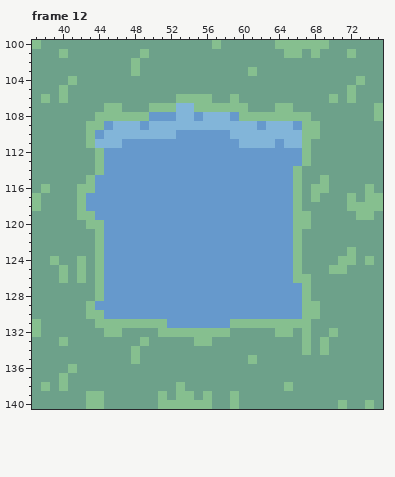
Pixel-art file, stored at maps/_tilesets/Overworld-edit2.aseprite. The first picture shows the starting point.
640x576 pixels, 12 frames. Colours within 5 levels of each other are drawn and written as one. Shown: frame 12: x 37..75, y 100..140. The commit also changed other frames or places, which this record leaves out.
After the commit:
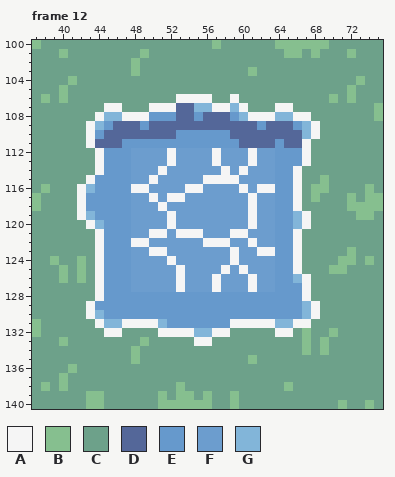
Palette (. is transparent): A #f5f5f5  B #86bf8f  C #6da18a  D #546799  E #6699cc  F #6c9dce  G #82b5d9
Changes in this commit:
Frame 12:
Colour A replaces colour B in row 106 at x 53 to 56 and 59; in row 107 at x 45 to 46, 50 to 52, 57 to 58, 60 and 64 to 65; in row 108 at x 44, 47 to 49, 61 to 63 and 66 to 67; in rows 109 to 110 at x 43 and 68; in row 111 at x 43 and 67; in rows 112 to 113 at x 44 and 67.
Colour A replaces colour B in row 114 at x 44 and 66; in row 115 at x 43 and 66; in rows 116 to 118 at x 42 and 66; in row 119 at x 42 and 67; in row 120 at x 43 and 67; in rows 121 to 125 at x 44 and 66.
Colour A replaces colour B in rows 126 to 128 at x 44 and 67; in rows 129 to 130 at x 43 and 68; in row 131 at x 44, 47 to 50, 59 to 63 and 66 to 67; in row 132 at x 45 to 46, 51 to 54, 57 to 58 and 64 to 65; in row 133 at x 55 to 56.
Colour A replaces colour E in rows 112 to 113 at x 52, 57 and 61; in row 114 at x 51, 58 and 60; in row 115 at x 50 and 56 to 59; in row 116 at x 48 to 49, 54 to 55, 60 and 62 to 63; in row 117 at x 50, 52 to 53 and 61; in row 118 at x 51 and 61.
Colour A replaces colour E in rows 119 to 120 at x 52 and 61; in row 121 at x 50 to 51, 53 to 55 and 59 to 60; in row 122 at x 48 to 49, 56 to 58 and 61; in row 123 at x 50 to 51, 59 and 62 to 63; in row 124 at x 52 and 59; in row 125 at x 53, 58 and 60.
Colour A replaces colour E in rows 126 to 127 at x 53, 57 and 61.
Colour D replaces colour G in row 107 at x 53 to 54; in row 108 at x 53 to 54 and 56 to 58; in row 109 at x 46 to 48, 50 to 61 and 63 to 65; in row 110 at x 45 to 52 and 59 to 66; in row 111 at x 44 to 46, 60 to 63 and 65 to 66.
Colour F replaces colour E in rows 112 to 113 at x 48 to 51, 53 to 56, 58 to 60 and 62 to 63; in row 114 at x 48 to 50, 52 to 57, 59 and 61 to 63; in row 115 at x 48 to 49, 51 to 55 and 60 to 63; in row 116 at x 50 to 53, 56 to 59 and 61; in row 117 at x 48 to 49, 51, 54 to 60 and 62 to 63; in row 118 at x 48 to 50, 52 to 60 and 62 to 63.
Colour F replaces colour E in rows 119 to 120 at x 48 to 51, 53 to 60 and 62 to 63; in row 121 at x 48 to 49, 52, 56 to 58 and 61 to 63; in row 122 at x 50 to 55, 59 to 60 and 62 to 63; in row 123 at x 48 to 49, 52 to 58 and 60 to 61; in row 124 at x 48 to 51, 53 to 58 and 60 to 63; in row 125 at x 48 to 52, 54 to 57, 59 and 61 to 63.
Colour F replaces colour E in rows 126 to 127 at x 48 to 52, 54 to 56, 58 to 60 and 62 to 63.
Colour G replaces colour B in row 107 at x 55 to 56 and 59; in row 108 at x 45 to 46, 60 and 64 to 65; in row 109 at x 44 and 67; in row 110 at x 67; in row 116 at x 43; in row 119 at x 43 and 66.
Colour G replaces colour B in row 120 at x 44 and 66; in row 126 at x 66; in row 129 at x 67; in row 130 at x 44 and 67; in row 131 at x 45 to 46, 51 and 64 to 65; in row 132 at x 55 to 56.
Pixel boxes of the changes (left, top, right, bottom) in both pictures:
changed: (77, 94, 320, 346)
